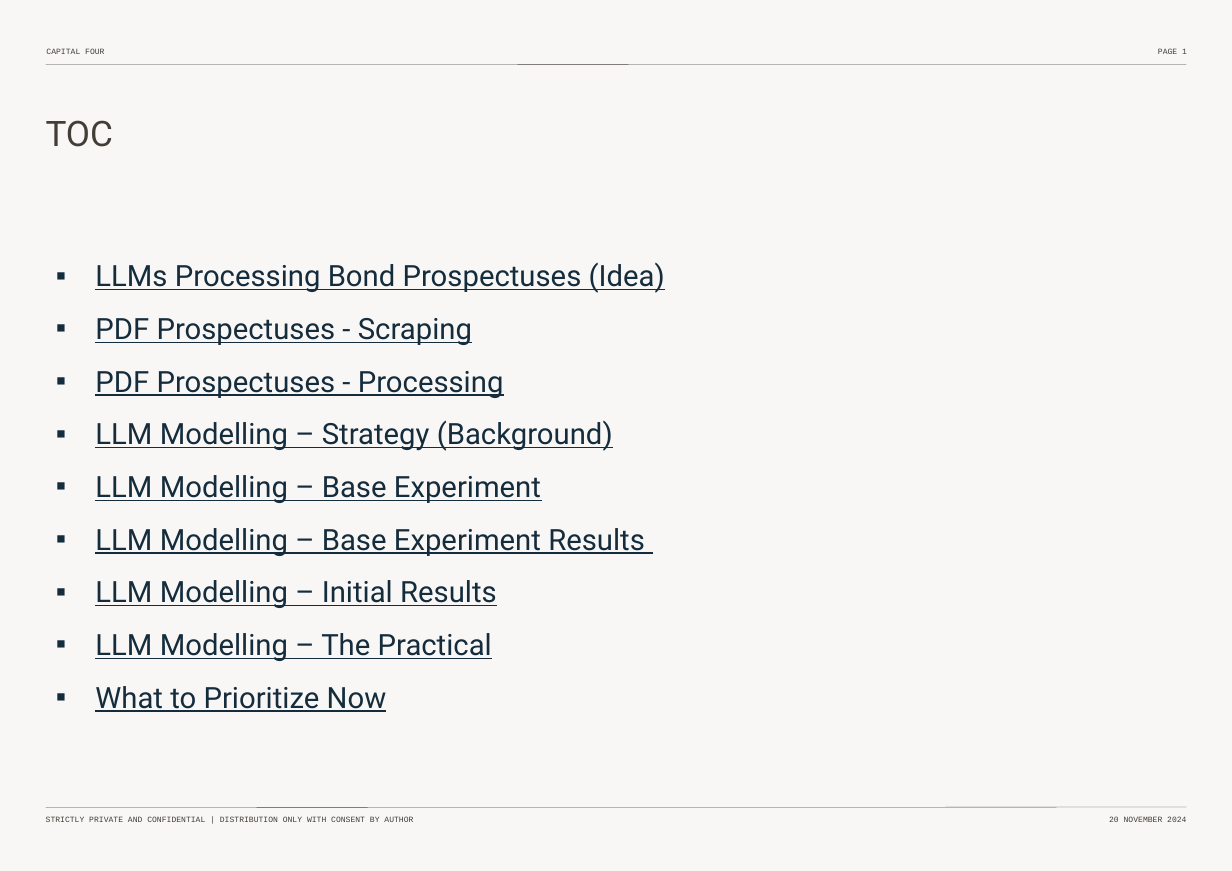
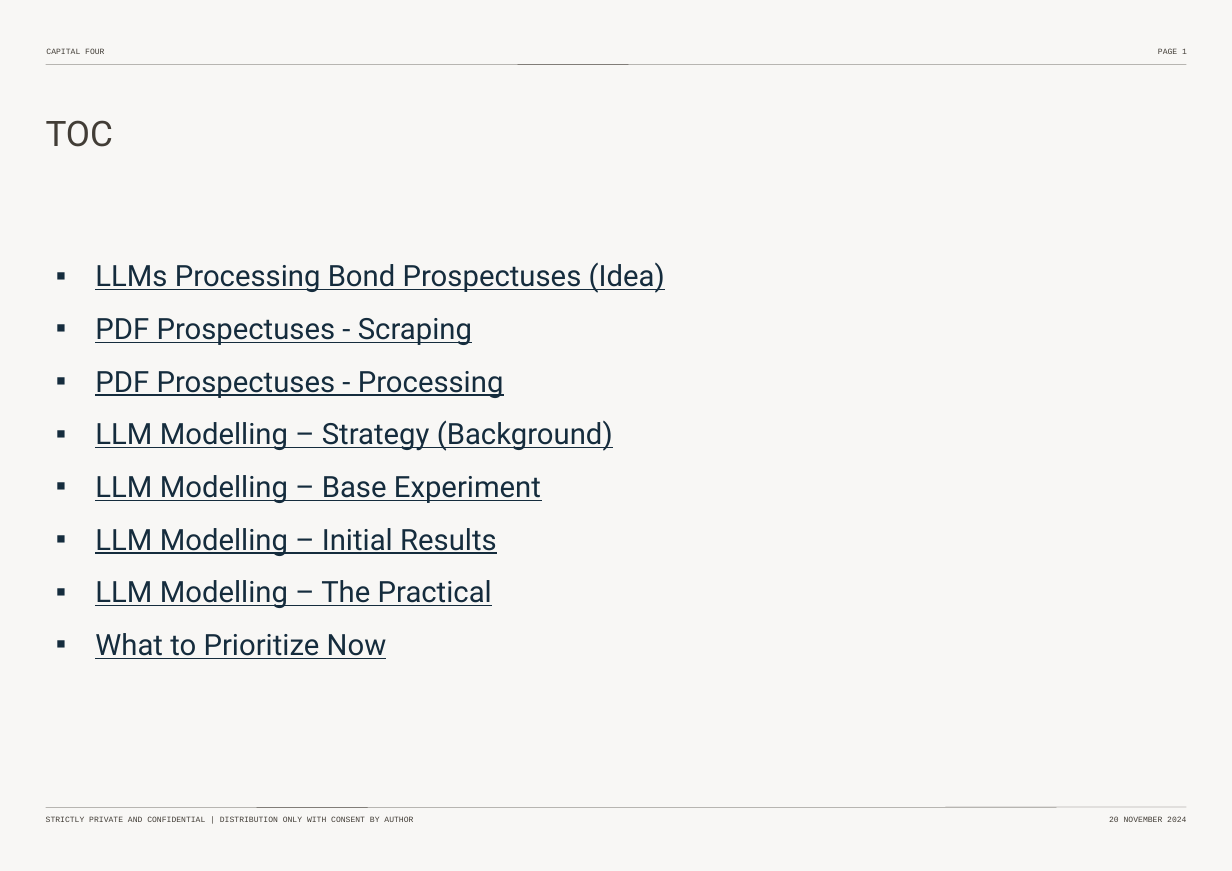
Before and after one commit to pierrehogenhaug/mester, a slide deck: slide 2 of _non_code_env_related/non_code_material/meeting_material/Thesis-Intro-Nov-2024.pptx. Drawn at 1232x871 pixels with LibreOffice and Linux fonts; fonts in the diff are those of the drawing. Boxes give left, top, right and bottom in pixels: in the first picture for what was removed or moved away, otherwise in the second. Text is boxed around its words. In the diff, an @@ line names an element or a change of style, - is before the commit and + after.

```diff
--- a/_non_code_env_related/non_code_material/meeting_material/Thesis-Intro-Nov-2024.pptx
+++ b/_non_code_env_related/non_code_material/meeting_material/Thesis-Intro-Nov-2024.pptx
@@ text at bbox=[95, 528, 645, 556]: paragraph removed @@
-▪ LLM Modelling – Base Experiment Results
```
Also in this commit, not shown: 7 other slides changed.
